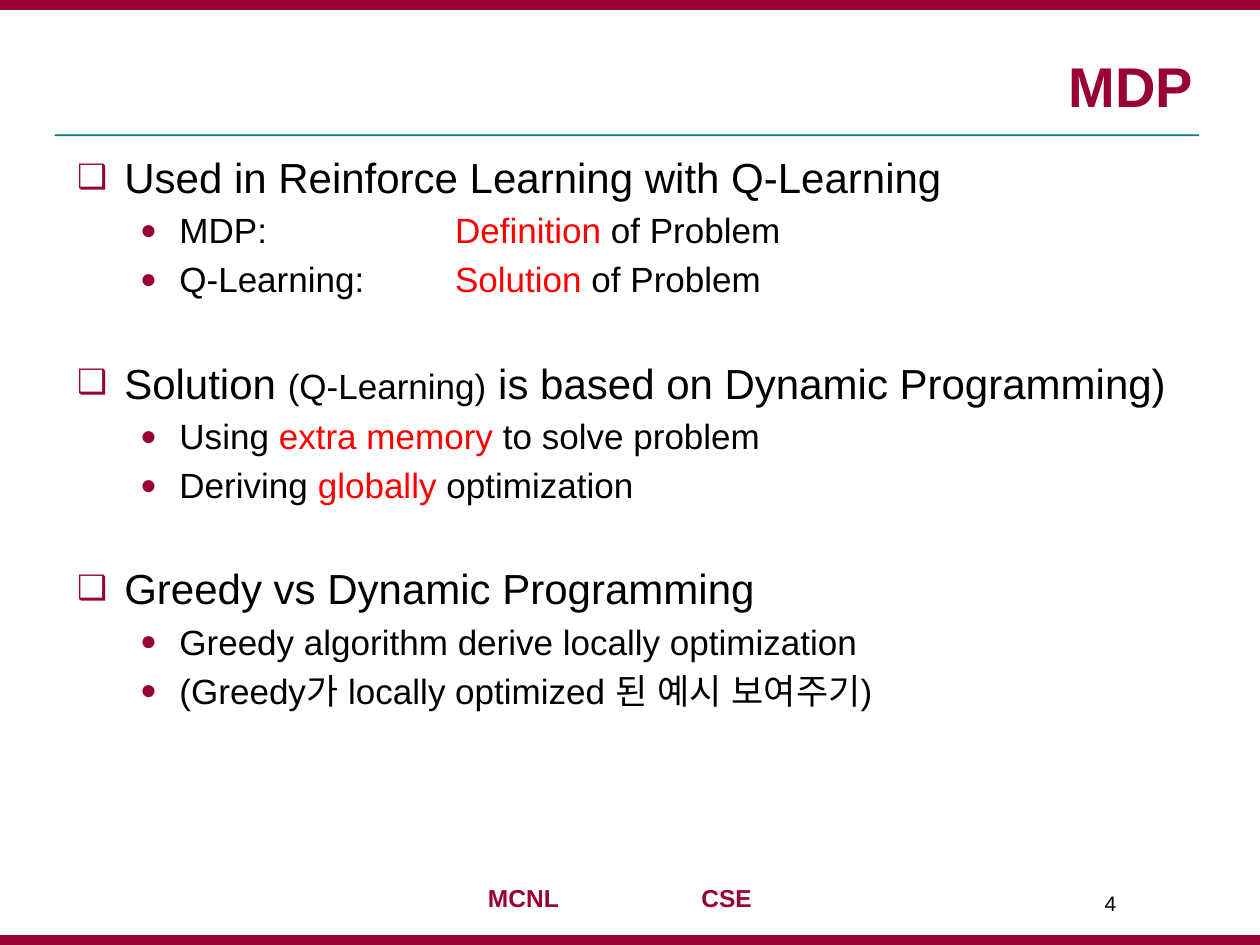
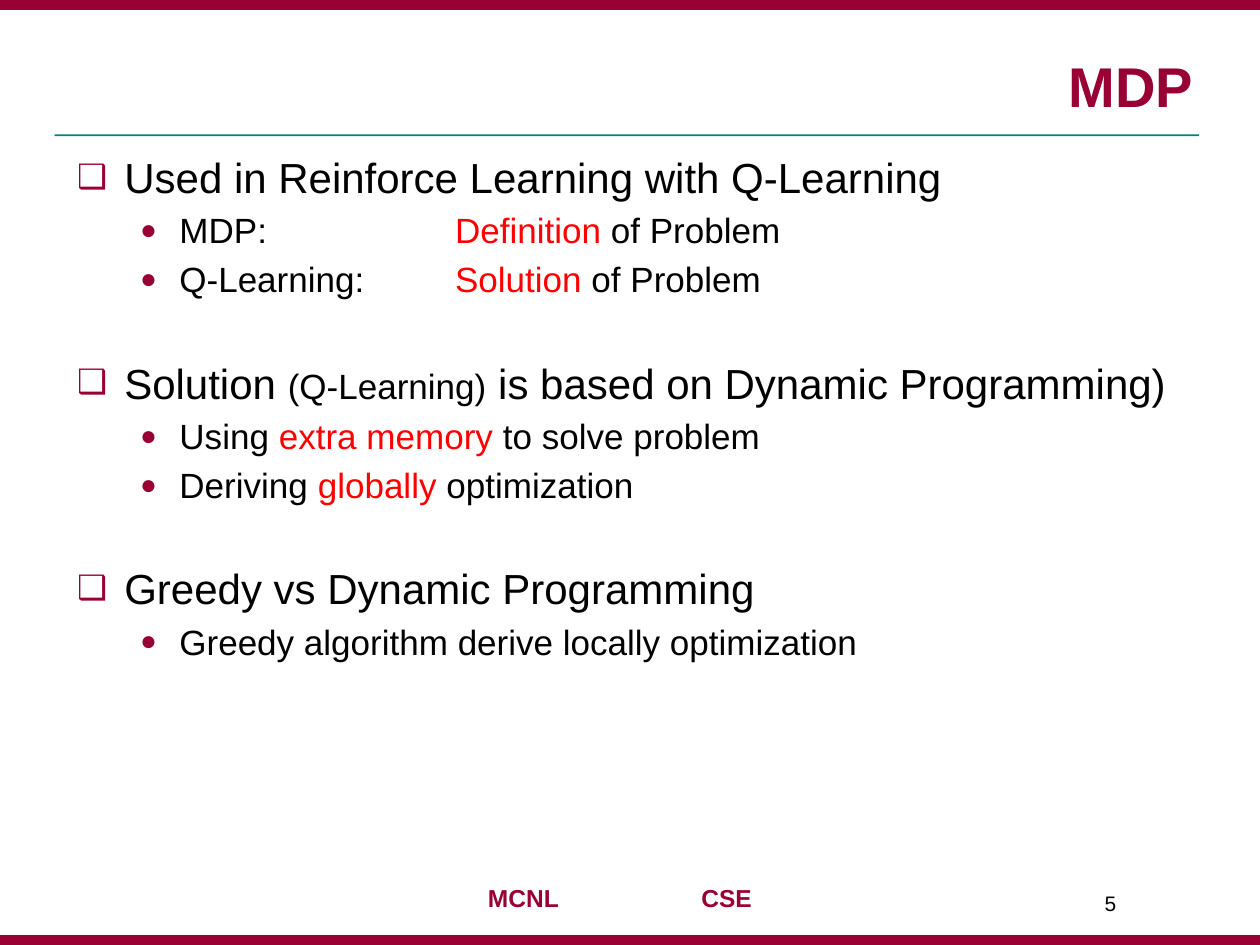
Before and after one commit to jaejunha/Paper, a slide deck: slide 5 of Daily(written_by_Korean)/180727.pptx (slide 4 before the commit). Drawn at 1260x945 pixels with LibreOffice and Linux fonts; fonts in the diff are those of the drawing; background and template pictures are left out. Boxes give left, top, right and bottom in pixels: in the first picture for what was removed or moved away, otherwise in the second. Text is boxed around its words. In the diff, an @@ line names an element or a change of style, - is before the commit and + after.

```diff
--- a/Daily(written_by_Korean)/180727.pptx
+++ b/Daily(written_by_Korean)/180727.pptx
@@ text at (x1=179, y1=675, x2=873, y2=712): paragraph removed @@
-  ● (Greedy가 locally optimized 된 예시 보여주기)
@@ page number at (x1=1105, y1=896, x2=1117, y2=912): text changed @@
-4
+5
```
Also in this commit, not shown: 7 other slides changed, 4 slides added, 2 slides removed, 1 other file.
